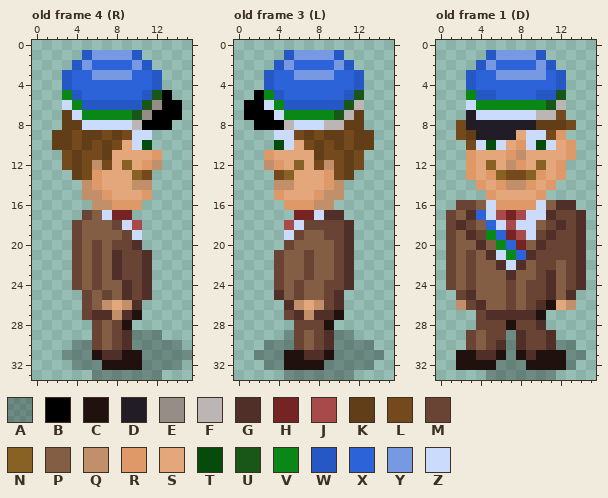
Edited in one commit: pixel-art file (art/cfe-ksv-koppel.aseprite). That is the earlier state.
16x34 pixels, 5 frames. Shown: old frame 4 (R), old frame 3 (L), old frame 1 (D). The commit also changed other frames, which this record leaves out.
Visible layers, top first: "kasi", "kann", "fraater", "shadow" opacity 27%.
Palette (. is transparent): A #00000046  B #000000  C #20100e  D #221c26  E #968d86  F #bbb6b3  G #4f2f27  H #762323  J #a84a4a  K #613e18  L #744a1c  M #694333  N #886225  P #835d44  Q #c28f6b  R #df9968  S #e3a77b  T #054c0c  U #185717  V #098717  W #2658c5  X #2d63d8  Y #7799e2  Z #cbdbfc
Pixels before, old frame 4 (R), first column x 2:
 1 ...WYYYYW.....
 2 ..WYXXXXYW....
 3 .WXXYYYYXXW...
 4 .WXXXXXXXXW...
 5 .VWXXXXXXWUB..
 6 .ZVWWWWWWUEBB.
 7 .KZVVVVVUEBBB.
 8 .KKZZZZZFBBB..
 9 KKLKKLKLZZ....
10 KKLKLKLSZT....
11 .LKLLKSSSSR...
12 .LKLQLSNSRQ...
13 ..KLRSSSNL....
14 ...QRSSSQQ....
15 ...QQRSSSR....
16 ....QQRRR.....
17 ...MPZHH......
18 ..MPPPMZJ.....
19 ..MPPPPMZ.....
20 ..MPMPMMG.....
21 ..MPMPGMMG....
22 ..MPMPGMMG....
23 ..MPMPGMMG....
24 ..MPMPPGMG....
25 ...MPMPGMG....
26 ...MPQSQG.....
27 ...MGGQGC.....
28 ....MPMC......
29 ....MPMGAAA...
30 ..AAMPMGAAAAA.
31 .AAACGGCCAAAAA
32 ..AAACCCCAAAA.
33 ....AAAAAAA...
Pixels before, old frame 3 (L), first column x 1:
 1 ....WYYYYW....
 2 ...WYXXXXYW...
 3 ..WXXYYYYXXW..
 4 ..WXXXXXXXXW..
 5 .BVWXXXXXXWU..
 6 BBZVWWWWWWUF..
 7 BBBZVVVVVUFK..
 8 .BBBFZZZFFKK..
 9 ...ZZLKLKKLKK.
10 ...TZSLKLKLKK.
11 ..RSSSSKLLKL..
12 ..QRSNSLQLKL..
13 ...LNSSSRLK...
14 ...QQSSSRQ....
15 ...RSSSRQQ....
16 ....RRRQQ.....
17 .....HHZGG....
18 ....JZMMMMG...
19 ....ZMPPMMG...
20 ....MPPPPMG...
21 ...MPPMPPMG...
22 ...MPPMPPMG...
23 ...MPPMPPMG...
24 ...MPMPPMMG...
25 ...GPMPPMG....
26 ....GQSQMG....
27 ....MGQGGC....
28 .....MMMC.....
29 ....AMPMGAA...
30 ..AAAMPMGAAAA.
31 .AAACCGGCAAAAA
32 ..AACCCCAAAAA.
33 ....AAAAAAA...
Pixels before, old frame 1 (D), first column x 1:
 1 ....WYYYYW....
 2 ...WYXXXXYW...
 3 ..WXXYYYYYXW..
 4 ..WXXXXXXXXW..
 5 ..VWWXXXXWWU..
 6 ..ZVVVVVVVUF..
 7 ..DZZZZZZFFL..
 8 .LDDDDDDDKKKL.
 9 .LKDDDDSZZLR..
10 ..LZTZSRZTZSR.
11 ..RSSSRQSSSSR.
12 ..RSNSQRSNSR..
13 ..RSRNLLNRSR..
14 ...RSRQQRSR...
15 ....RSSSSR....
16 .MMPZRRRRZPGG.
17 MPGXZJHJZZGMMG
18 MGMPXZJZZPMGMG
19 MPGMVXHJZMGMMG
20 MPPGPVXHPGMMMG
21 MPMPGZVXGMMMMG
22 MPMPPGZGPMMPMG
23 MPMPPPGPPMGPMG
24 MPMPPPMPMMGPMG
25 .MGPPPMPMMGPG.
26 .QMGPPMPMGCSQ.
27 ...MGGGGGC....
28 ...MMMCMMG....
29 ..MPMMAGMMG...
30 ..MPMGAGMMGAA.
31 .CCGGCACGCCCAA
32 .CCCCAAACCCCA.
33 ....AAAAAAA...
After:
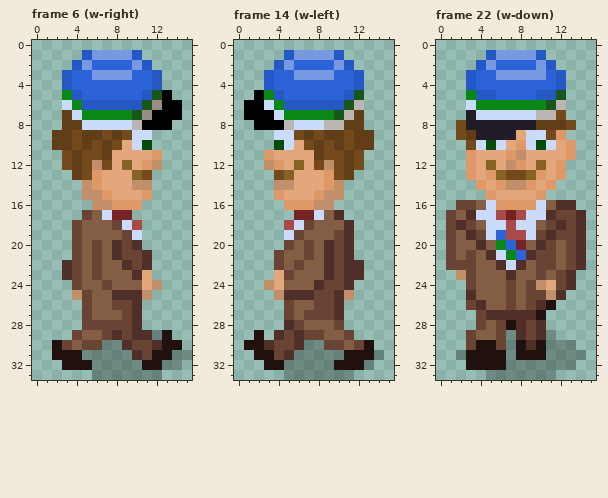
A new or re-ordered frame is compared with the old frame closest to it.
The edit:
frames 5 -> 37
Changed rows in their new state; - is an unchanged pixel.
Frame 6 (w-right) is new; against old frame 4 (R), layer "fraater":
first column x 2:
20 ------G------
22 -G----PG-----
23 -G----PPGS---
24 ----PM-PPSQ--
25 --Q--PG-GQ---
26 -----PMM-----
27 ----PPPMG----
28 ---M-M-MG----
29 --MPPMGMGG-C-
30 CMPM-AA-MMGCC
31 CCC-AAAAGMCC-
32 -CCC-AAAACC--
Frame 14 (w-left) is new; against old frame 3 (L), layer "fraater":
first column x 1:
17 --------P----
18 -------PPP---
19 --------P----
20 ------M-G----
21 --------G----
22 -----MP-G--G-
23 ---SM-P-G--G-
24 --QS-P-G-----
25 ---QGGGM--Q--
26 ----MPPM-----
27 -----PMMMG---
28 ----G-PPPM---
29 -C-GMGM-PPM--
30 CCGMMGAAMMPMC
31 -CCMGAAAA-CCC
32 --CCAAAA-CCC-
Frame 22 (w-down) is new; against old frame 1 (D), layer "fraater":
first column x 1:
17 ---Z----------
18 ----Z---------
19 ----Z-J-------
20 -----------P--
21 -----------P--
22 -M------------
23 .Q--------PMG.
24 ..-------QSMG.
25 -.--------QG.-
26 -.---------..-
28 ----P--G------
29 ----P----GA---
30 ---CCM-CGCA---
31 -A-CC---C-AA--
32 -.---C--AAAA--
Pixel boxes of the changes (left, top, right, bottom) in both pictures:
changed: (52, 240, 182, 370)
changed: (244, 210, 374, 370)
changed: (446, 210, 586, 370)
